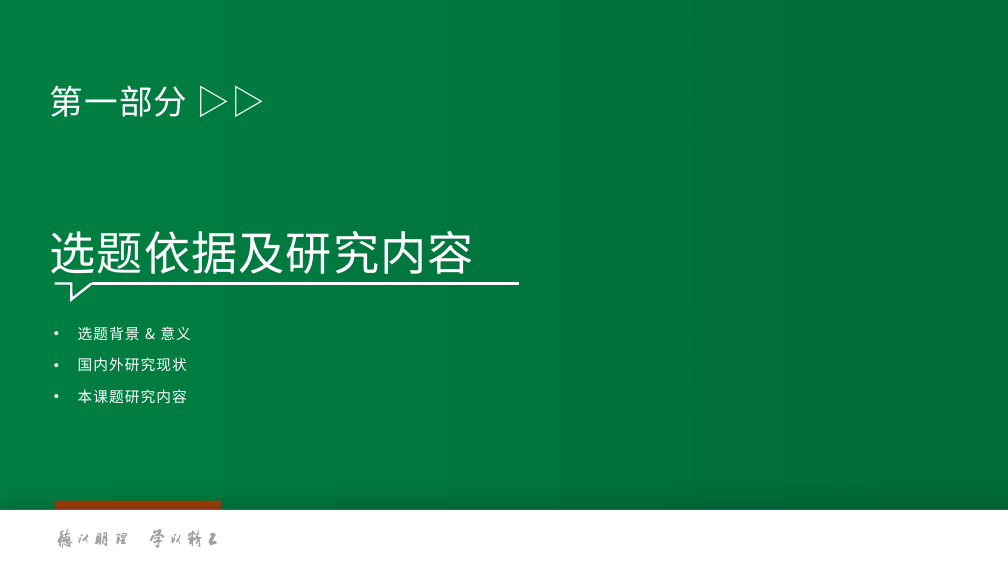
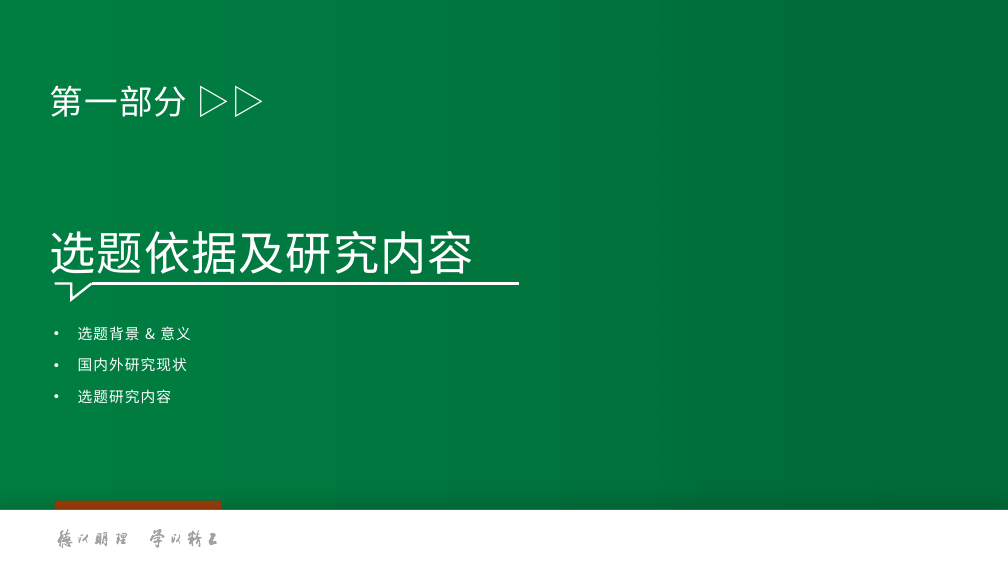
Before and after one commit to oscourse-tsinghua/openingreport-fze2023, a slide deck: slide 3 of slide.pptx. Drawn at 1008x567 pixels with LibreOffice and Linux fonts; fonts in the diff are those of the drawing; background and template pictures are left out. Boxes give left, top, right and bottom in pixels: in the first picture for what was removed or moved away, otherwise in the second. Text is boxed around its words. In the diff, an @@ line names an element or a change of style, - is before the commit and + after.

Commit message:
正在完成第二章内容的制作

```diff
--- a/slide.pptx
+++ b/slide.pptx
@@ text at bbox=[78, 389, 172, 404]: text changed @@
-• 本课题研究内容
+• 选题研究内容
```
Also in this commit, not shown: 4 other slides changed, 6 slides added, 1 slide removed, 1 other file.
